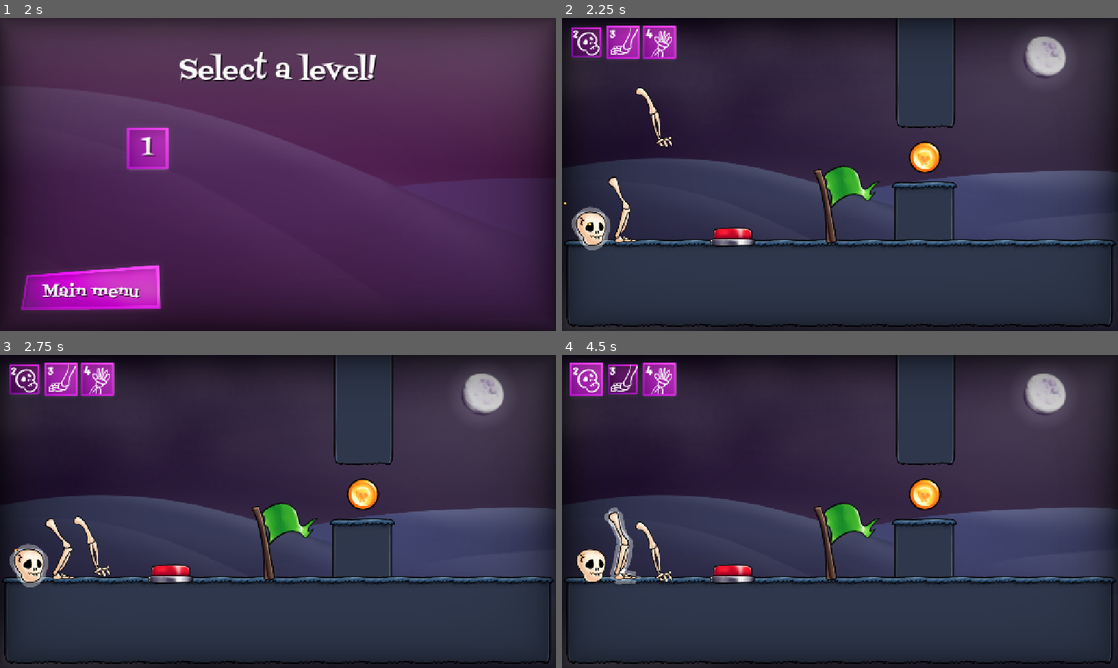
Above: before the commit, frames 1-4 (two rows, left to right).
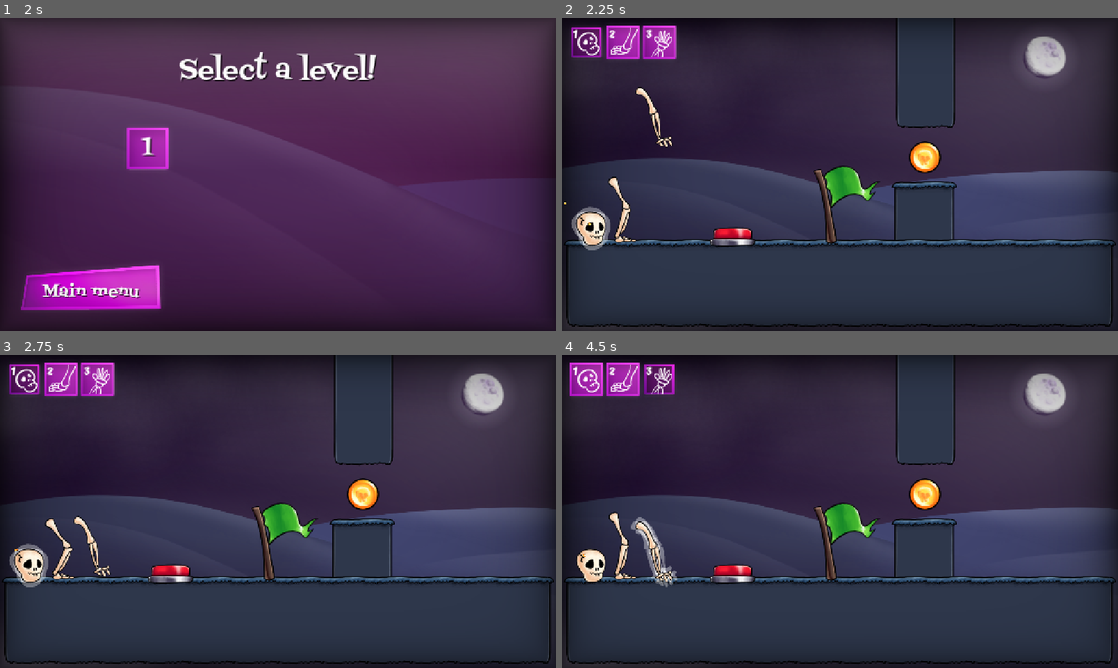
Above: after the commit, the same moments.

Repository: KettLovahr/ludum-dare-58
Game: Godot game, scene res://Scenes/Interface/main_menu.tscn
The game is run twice, just before and just after one commit, with the same random seed, the same clock (stepped at 60 frames per second) and the same inputs. The engine's default icon, where the game draws it, is replaced by a stand-in: a white triangle on a blue panel in a dark square.
Inputs (mouse positions are in pixels of both pictures, inside the frame that each line leads up to):
- Up to frame 1 (2 s): click "Start!" at 0.5 s; move the mouse to (400, 158) at 1.27 s; hold Right (move_right) from 1.28 s (still down); tap Space (move_action) at 1.35 s; click (400, 158) at 1.42 s; tap Up (move_up) at 1.52 s
- Up to frame 2 (2.25 s): release Right (move_right) at 2 s; click "1" at 2 s
- Up to frame 3 (2.75 s): no input
- Up to frame 4 (4.5 s): click "2" at 2.75 s; click "2" (after the commit: "1") at 3.5 s; click "3" at 4.25 s

Frame 1 is identical in both runs. In frame 2, less than 0.1% of the frame differs, in the area x 2-17%, y 3-7%; in frame 3, less than 0.1%; in frame 4, 2.0%, in the area x 2-21%, y 2-75%.

Commit message:
Fix buttons being generated with the wrong number

Diff:
--- a/Scenes/Objects/Player/PlayerRoot.gd
+++ b/Scenes/Objects/Player/PlayerRoot.gd
@@ -12,13 +12,13 @@
 @onready var SelectSFX: AudioStreamPlayer = $SelectPart
 
 func _ready():
-	var i = 0
+	var i = 1
 	for child in get_children():
 		if child is PlayerPart:
 			create_button_for(child, i)
+			i += 1
 		if child is Skull:
 			child.select()
-		i += 1
 
 func _process(_delta):
 	for i in range(1, len(mapped_parts) + 1):
